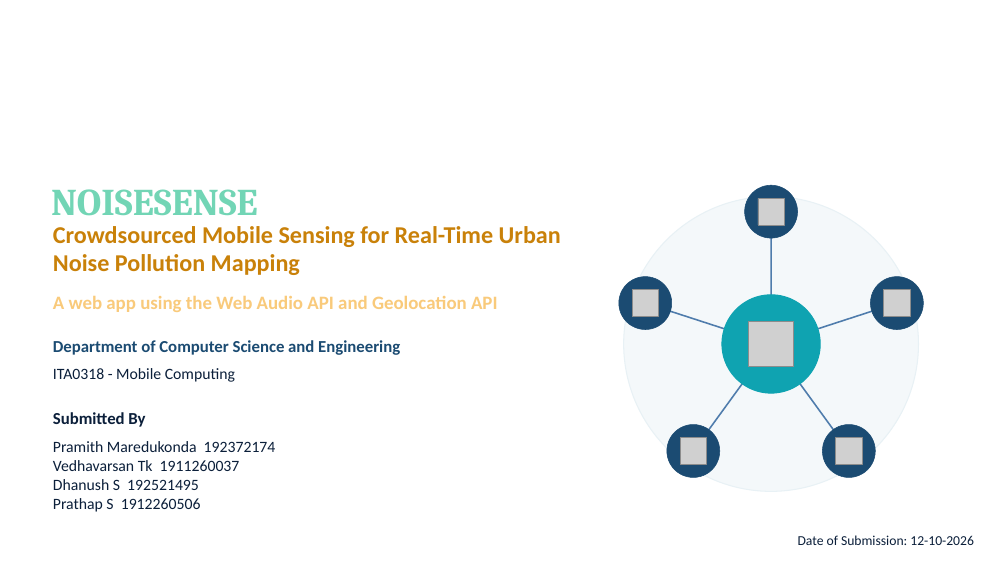
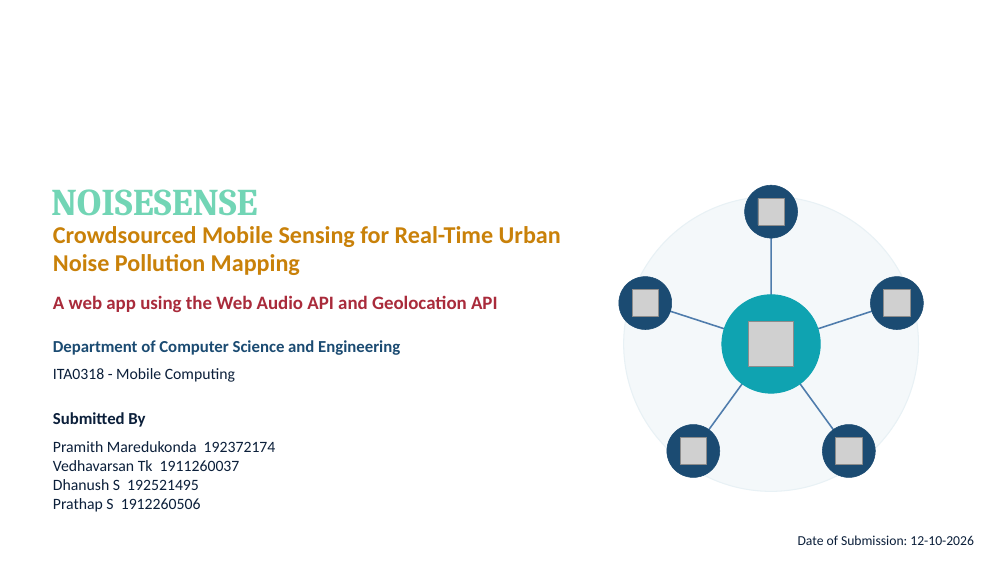
Before and after one commit to pramithm/NoiseSence---Mobile-Computing, a slide deck: slide 1 of NoiseSense_Presentation.pptx. Drawn at 1008x567 pixels with LibreOffice and Linux fonts; fonts in the diff are those of the drawing; grey boxes stand for pictures; background and template pictures are left out. Boxes give left, top, right and bottom in pixels: in the first picture for what was removed or moved away, otherwise in the second. Text is boxed around its words. In the diff, an @@ line names an element or a change of style, - is before the commit and + after.

```diff
--- a/NoiseSense_Presentation.pptx
+++ b/NoiseSense_Presentation.pptx
@@ text "A web app using the ..." at <box>53,295,498,312</box>: text colour #F9CA7B to #A92B3B @@
```
Also in this commit, not shown: 4 other slides changed, 2 slides added, 2 other files.
